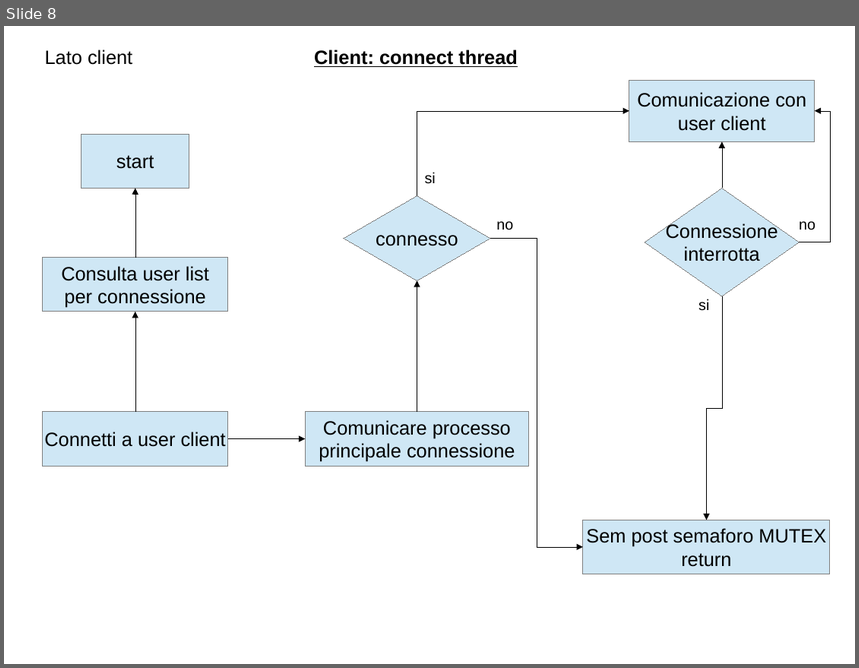
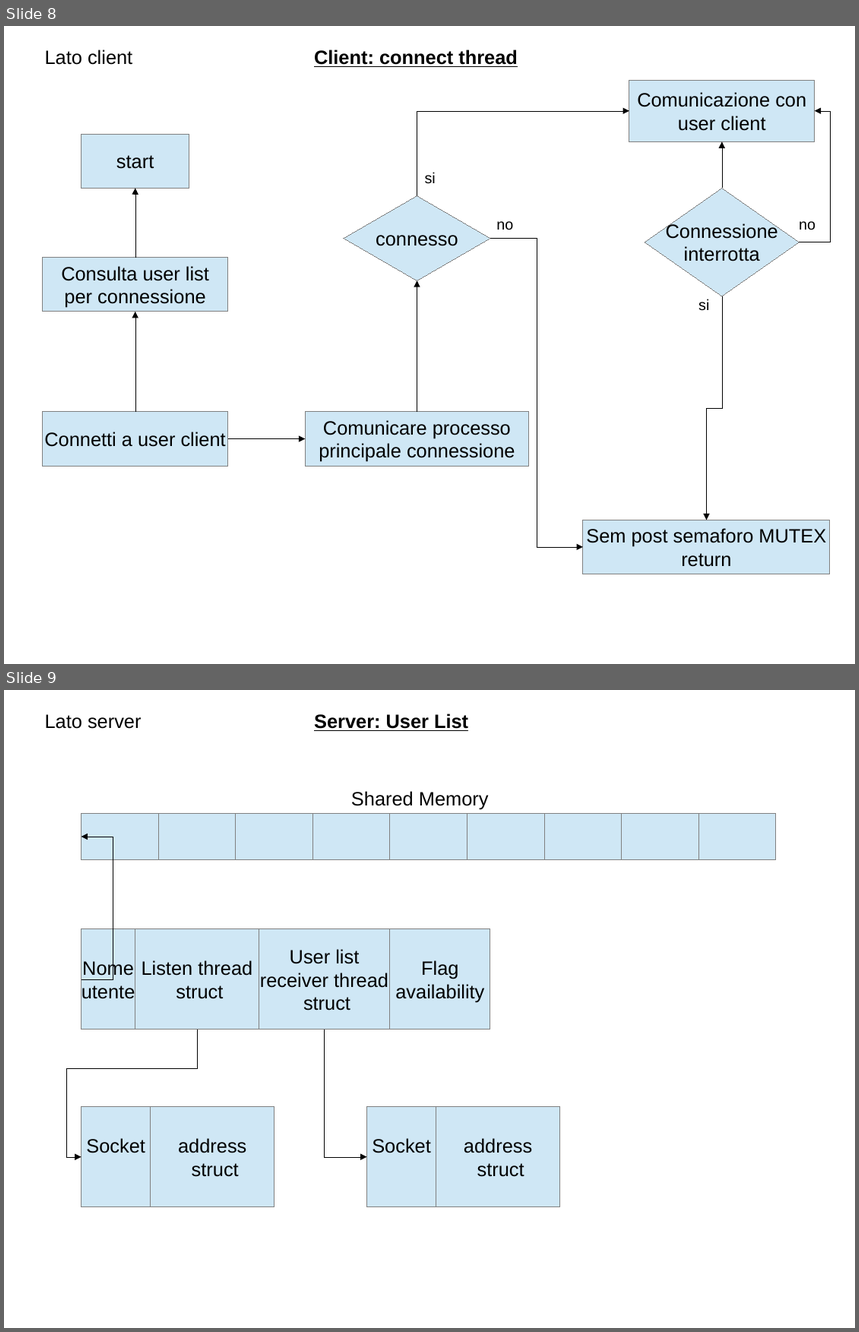
Before and after one commit to polyc/talk-service, a slide deck: SO_projectDiagram.odp. Shown one above the other, each under a label of ours: slide 8 before the commit, slides 8 and 9 after it. The pictures are 859x668 and 859x1332 pixels, drawn with LibreOffice and Linux fonts; fonts in the diff are those of the drawing. Boxes give left, top, right and bottom in pixels: in the first picture for what was removed or moved away, otherwise in the second. Text is boxed around its words. In the diff, an @@ line names an element or a change of style, - is before the commit and + after.

Commit message:
modifica alla parte di invio della lista utenti non piu in udp ma in tcp con un thread per ogni client connesso

```diff
--- a/SO_projectDiagram.odp
+++ b/SO_projectDiagram.odp
@@ slide 9 added at (x1=4, y1=690, x2=855, y2=1328), background #FFFFFF @@
@@ text added at (x1=45, y1=714, x2=142, y2=729), 18 pt, text #000000 @@
+Lato server
@@ text added at (x1=314, y1=714, x2=468, y2=731), 18 pt, text #000000, bold, underline @@
+Server: User List
@@ text added at (x1=351, y1=791, x2=489, y2=809), 18 pt, text #000000 @@
+Shared Memory
@@ rectangle added at (x1=82, y1=814, x2=158, y2=860), fill #CFE7F5, outline #808080 0 pt @@
@@ rectangle added at (x1=158, y1=814, x2=236, y2=860), fill #CFE7F5, outline #808080 0 pt @@
@@ rectangle added at (x1=236, y1=814, x2=313, y2=860), fill #CFE7F5, outline #808080 0 pt @@
@@ rectangle added at (x1=313, y1=814, x2=390, y2=860), fill #CFE7F5, outline #808080 0 pt @@
@@ rectangle added at (x1=390, y1=814, x2=468, y2=860), fill #CFE7F5, outline #808080 0 pt @@
@@ rectangle added at (x1=468, y1=814, x2=544, y2=860), fill #CFE7F5, outline #808080 0 pt @@
@@ rectangle added at (x1=544, y1=814, x2=622, y2=860), fill #CFE7F5, outline #808080 0 pt @@
@@ rectangle added at (x1=622, y1=814, x2=699, y2=860), fill #CFE7F5, outline #808080 0 pt @@
@@ rectangle added at (x1=699, y1=814, x2=776, y2=860), fill #CFE7F5, outline #808080 0 pt @@
@@ elbow arrow added from (82, 980) to (82, 837), #000000 0 pt @@
@@ rectangle added at (x1=82, y1=929, x2=135, y2=1030), fill #CFE7F5, outline #808080 0 pt, 18 pt, text #000000 @@
+Nome
+utente
@@ rectangle added at (x1=135, y1=929, x2=259, y2=1030), fill #CFE7F5, outline #808080 0 pt, 18 pt, text #000000 @@
+Listen thread
+struct
@@ rectangle added at (x1=259, y1=929, x2=390, y2=1030), fill #CFE7F5, outline #808080 0 pt, 18 pt, text #000000 @@
+User list
+receiver thread
+struct
@@ rectangle added at (x1=390, y1=929, x2=490, y2=1030), fill #CFE7F5, outline #808080 0 pt, 18 pt, text #000000 @@
+Flag
+availability
@@ elbow arrow added from (197, 1030) to (82, 1157), #000000 0 pt @@
@@ elbow arrow added from (325, 1030) to (367, 1157), #000000 0 pt @@
@@ rectangle added at (x1=82, y1=1107, x2=151, y2=1208), fill #CFE7F5, outline #808080 0 pt, 18 pt, text #000000 @@
+Socket
@@ rectangle added at (x1=151, y1=1107, x2=275, y2=1208), fill #CFE7F5, outline #808080 0 pt, 18 pt, text #000000 @@
+address
+struct
@@ rectangle added at (x1=367, y1=1107, x2=436, y2=1208), fill #CFE7F5, outline #808080 0 pt, 18 pt, text #000000 @@
+Socket
@@ rectangle added at (x1=436, y1=1107, x2=560, y2=1208), fill #CFE7F5, outline #808080 0 pt, 18 pt, text #000000 @@
+address
+struct
```
Also in this commit, not shown: 6 slides changed, 3 other slides added, 2 slides removed.
